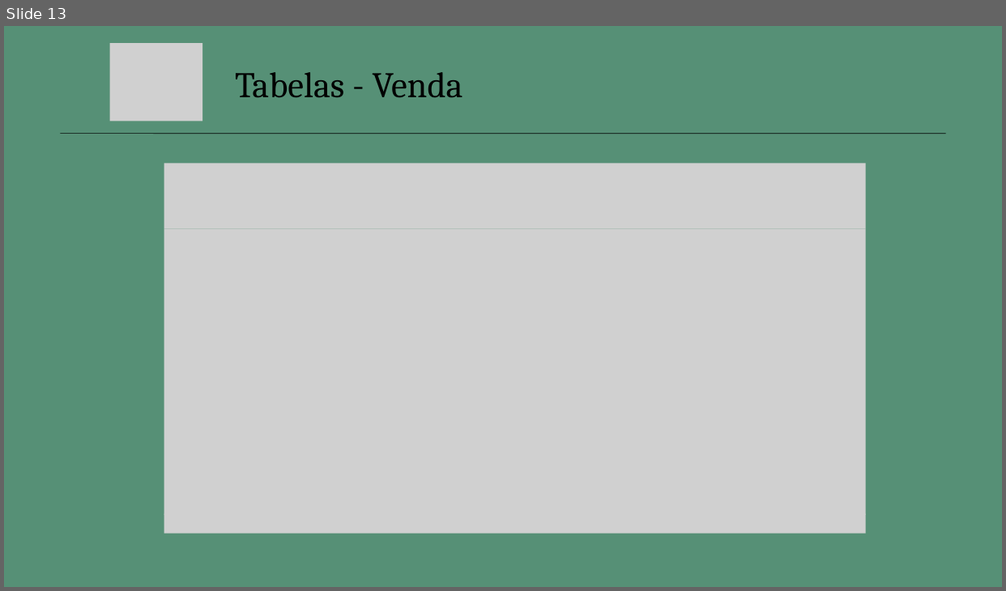
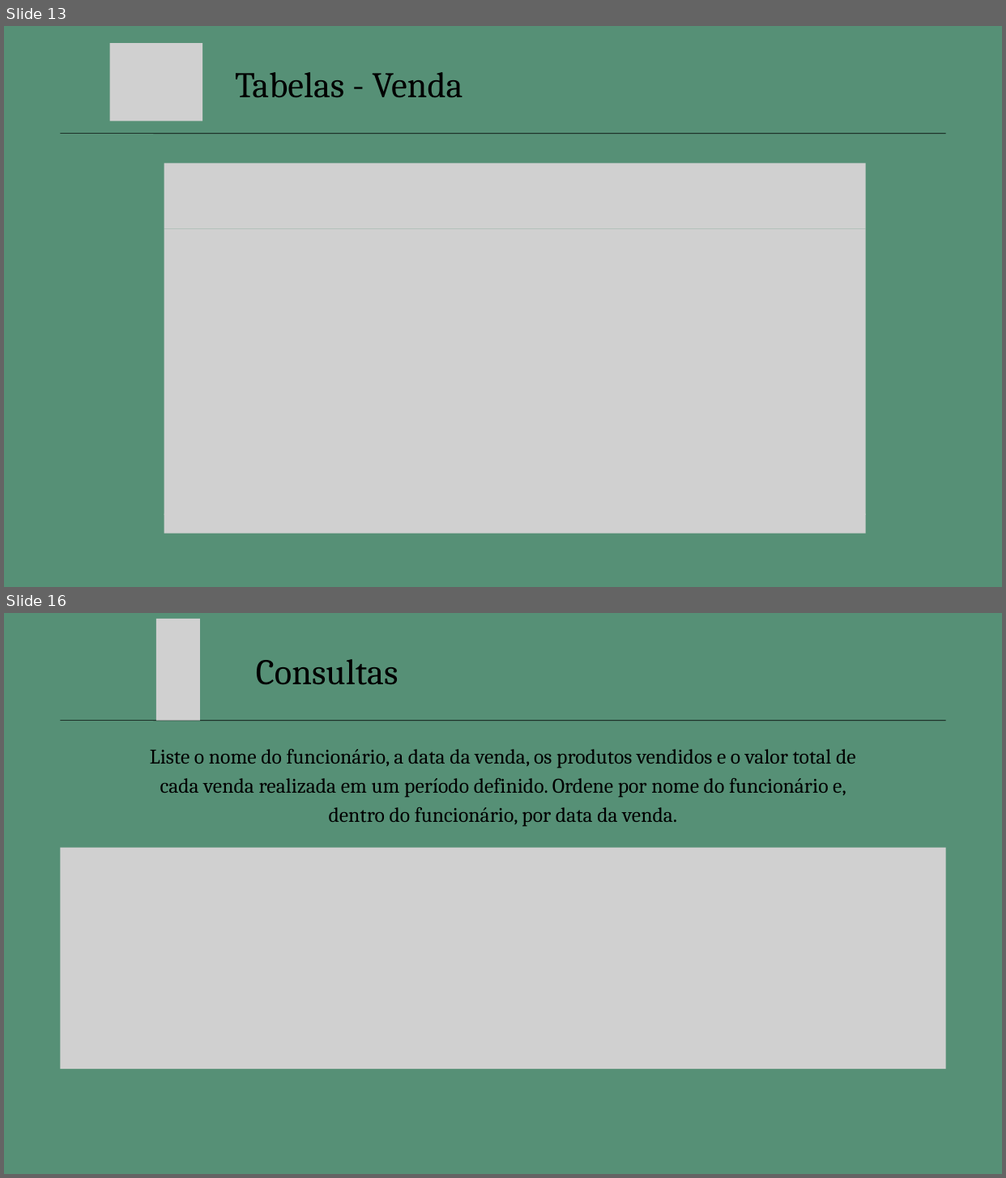
Before and after one commit to maiarakothe/Monamu, a slide deck: Monamu_Slides.pptx. Shown one above the other, each under a label of ours: slide 13 before the commit, slides 13 and 16 after it; the slides between them are not shown. The pictures are 1006x591 and 1006x1178 pixels, drawn with LibreOffice and Linux fonts; fonts in the diff are those of the drawing; grey boxes stand for pictures. Boxes give left, top, right and bottom in pixels: in the first picture for what was removed or moved away, otherwise in the second. Text is boxed around its words. In the diff, an @@ line names an element or a change of style, - is before the commit and + after.

Commit message:
Adição das Consultas nos Slides

```diff
--- a/Monamu_Slides.pptx
+++ b/Monamu_Slides.pptx
@@ slide 16 added at (4, 613, 1002, 1174), background #569076 @@
@@ picture added at (156, 619, 200, 720) @@
@@ text added at (256, 659, 398, 685), 52 pt, text #000000 @@
+Consultas
@@ line added from (60, 720) to (946, 720), #000000 0.75 pt @@
@@ text added at (150, 749, 856, 827), 30 pt, text #000000 @@
+Liste o nome do funcionário, a data da venda, os produtos vendidos e o valor total de cada venda realizada em um período definido. Ordene por nome do funcionário e, dentro do funcionário, por data da venda.
@@ picture added at (60, 848, 945, 1069) @@
```
Also in this commit, not shown: 3 other slides added.
